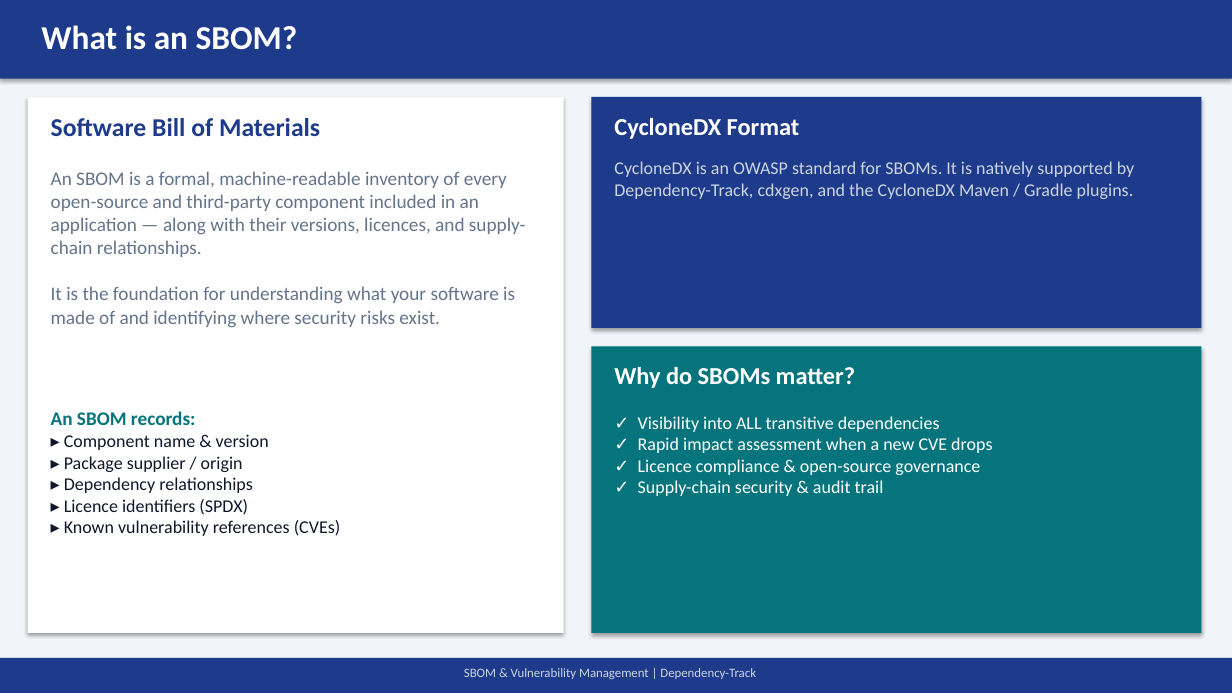
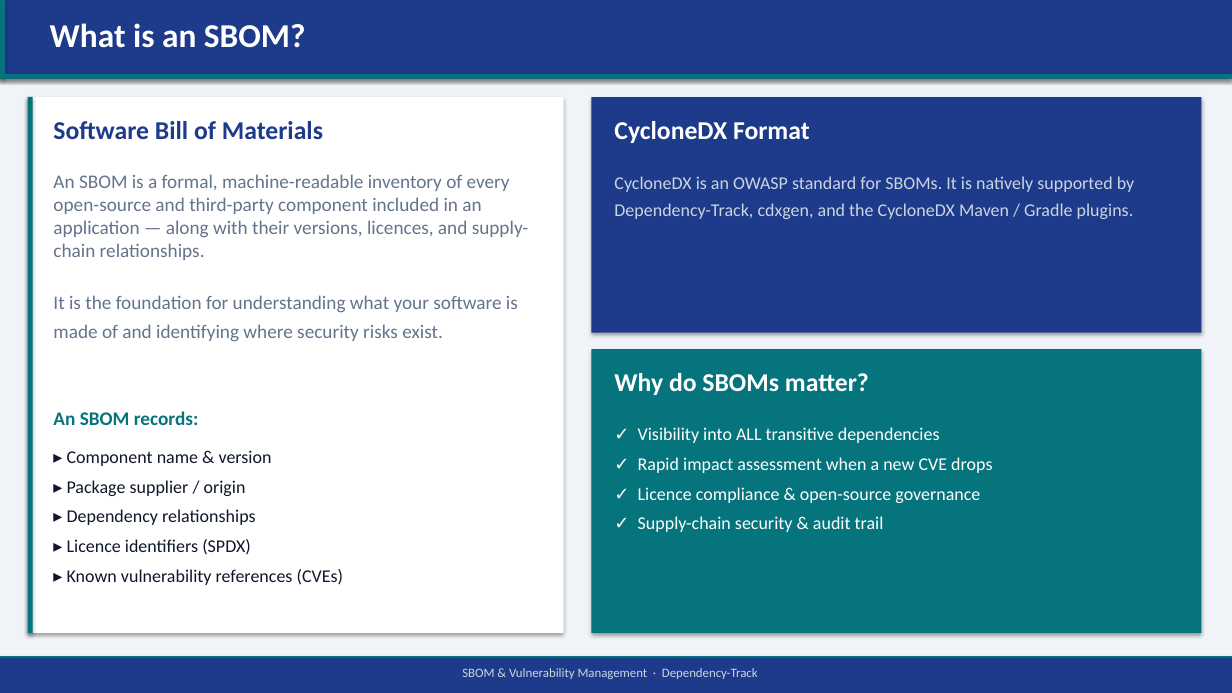
Before and after one commit to duncanlester/sbom-uploader, a slide deck: slide 2 of output/SBOM_DependencyTrack_Presentation.pptx. Drawn at 1232x693 pixels with LibreOffice and Linux fonts; fonts in the diff are those of the drawing. Boxes give left, top, right and bottom in pixels: in the first picture for what was removed or moved away, otherwise in the second. Text is boxed around its words. In the diff, an @@ line names an element or a change of style, - is before the commit and + after.

```diff
--- a/output/SBOM_DependencyTrack_Presentation.pptx
+++ b/output/SBOM_DependencyTrack_Presentation.pptx
@@ rectangle at <box>0,0,1232,693</box>: fill #F1F5F9 to #F0F4F8 @@
@@ rectangle added at <box>0,0,6,79</box>, fill #06747C @@
@@ text "What is an SBOM?": place and size @@
-text "What is an SBOM?" at <box>41,25,298,50</box>
+text "What is an SBOM?" at <box>50,23,306,48</box>
@@ rectangle added at <box>0,74,1232,79</box>, fill #06747C @@
@@ rectangle added at <box>28,97,33,633</box>, fill #06747C @@
@@ rectangle: place and size @@
-rectangle at <box>592,97,1202,328</box>
+rectangle at <box>592,97,1202,333</box>
@@ text "CycloneDX Format" at <box>614,121,810,143</box>: size 19 to 20 pt @@
@@ text "An SBOM is a formal, ..." at <box>53,174,528,342</box>: line spacing 1 to 1.25 @@
@@ text "CycloneDX is an OWASP standard ..." at <box>614,176,1134,219</box>: line spacing 1 to 1.25 @@
@@ text "CycloneDX is an OWASP standard ...": place and size @@
-text "CycloneDX is an OWASP standard ..." at <box>614,161,1134,199</box>
+text "CycloneDX is an OWASP standard ..." at <box>614,176,1134,219</box>
@@ text "Why do SBOMs matter?" at <box>614,373,869,395</box>: size 19 to 20 pt @@
@@ text "An SBOM records:" at <box>53,411,344,585</box>: more space between paragraphs; line spacing 1 to 1.2 @@
@@ text "✓ Visibility into ALL transitive ...": place and size @@
-text "✓ Visibility into ALL transitive ..." at <box>638,416,992,496</box>
+text "✓ Visibility into ALL transitive ..." at <box>638,427,992,532</box>
@@ text "✓ Visibility into ALL transitive ..." at <box>638,427,992,532</box>: line spacing 1 to 1.2; more space between paragraphs @@
@@ rectangle added at <box>0,656,1232,658</box>, fill #06747C @@
@@ text at <box>462,668,758,679</box>: text changed @@
-SBOM & Vulnerability Management | Dependency-Track
+SBOM & Vulnerability Management · Dependency-Track
```
Also in this commit, not shown: 16 other slides changed, 2 other files.
